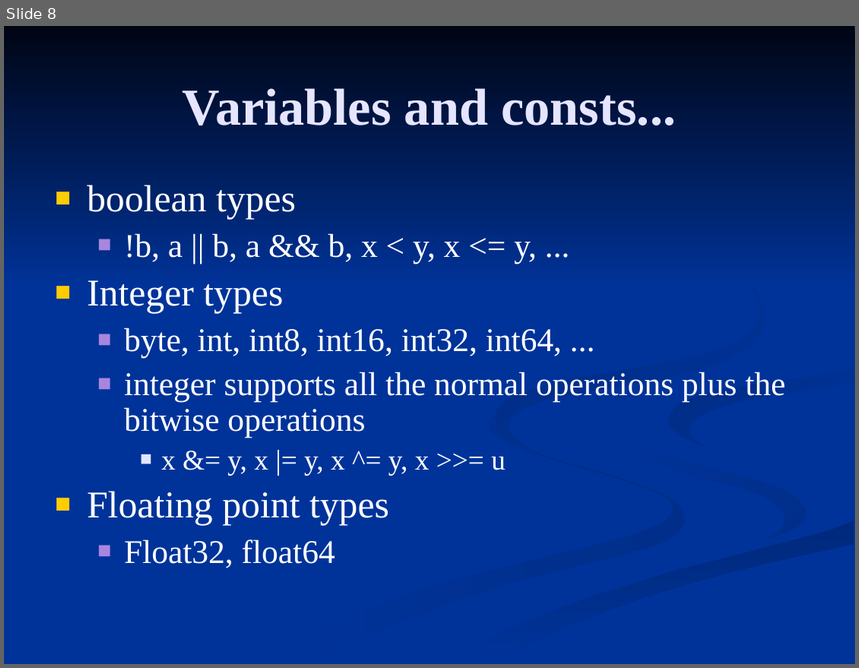
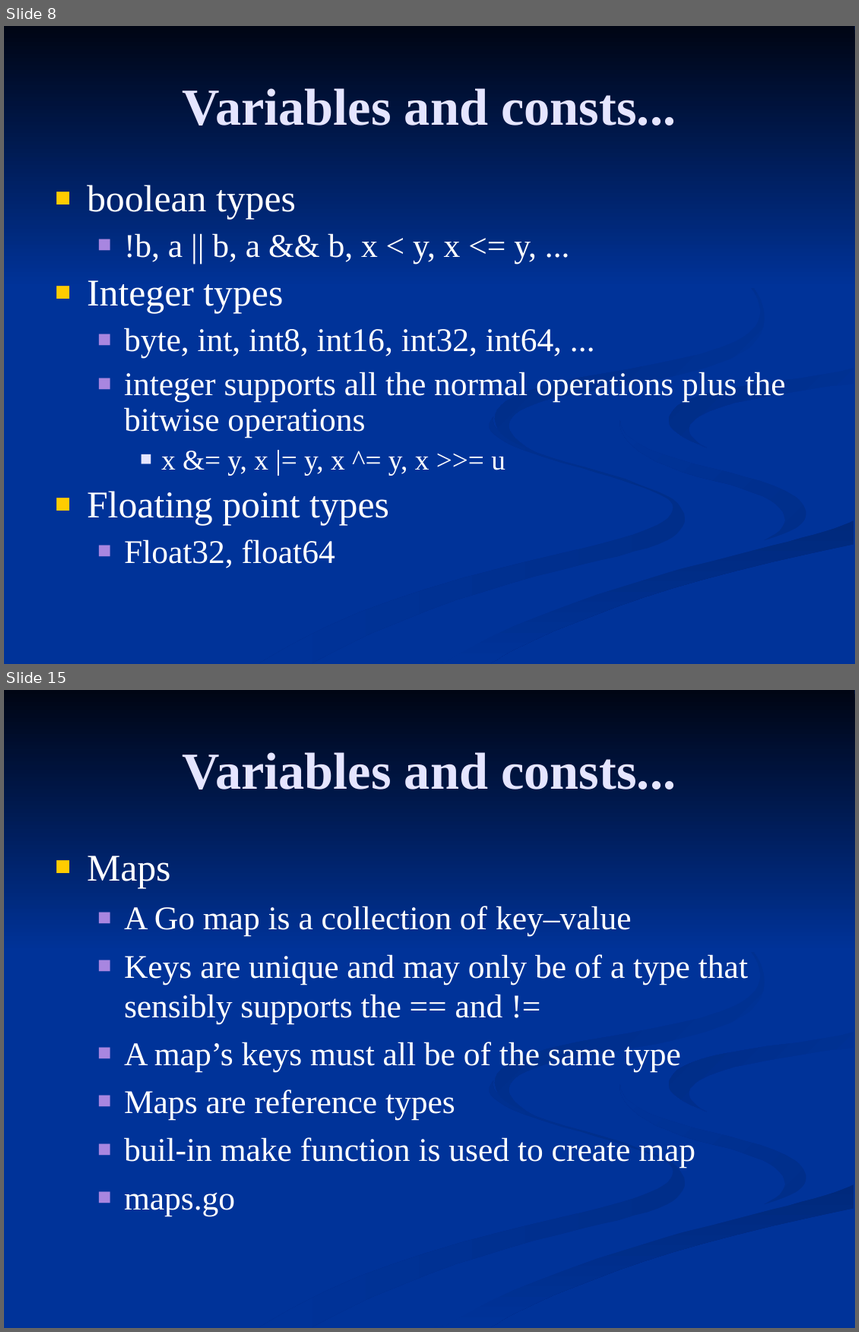
Before and after one commit to FrancoMelandri/GoLang, a slide deck: golang.ppt. Shown one above the other, each under a label of ours: slide 8 before the commit, slides 8 and 15 after it; the slides between them are not shown. The pictures are 859x668 and 859x1332 pixels, drawn with LibreOffice and Linux fonts; fonts in the diff are those of the drawing. Boxes give left, top, right and bottom in pixels: in the first picture for what was removed or moved away, otherwise in the second. Text is boxed around its words. In the diff, an @@ line names an element or a change of style, - is before the commit and + after.

```diff
--- a/golang.ppt
+++ b/golang.ppt
@@ slide 15 added at [4,690,855,1328], background #003399; not listed: 7 template elements that a slide beside it also shows @@
@@ title added at [183,752,676,790], 44 pt, text #E5E5FF, bold @@
+Variables and consts...
@@ text added at [87,856,748,1216], 28 pt, text #FFFFFF @@
+■ Maps
+  ■ A Go map is a collection of key–value
+  ■ Keys are unique and may only be of a type that sensibly supports the == and !=
+  ■ A map’s keys must all be of the same type
+  ■ Maps are reference types
+  ■ buil-in make function is used to create map
+  ■ maps.go
```
Also in this commit, not shown: 1 slide changed, 12 other slides added, 9 other files.
